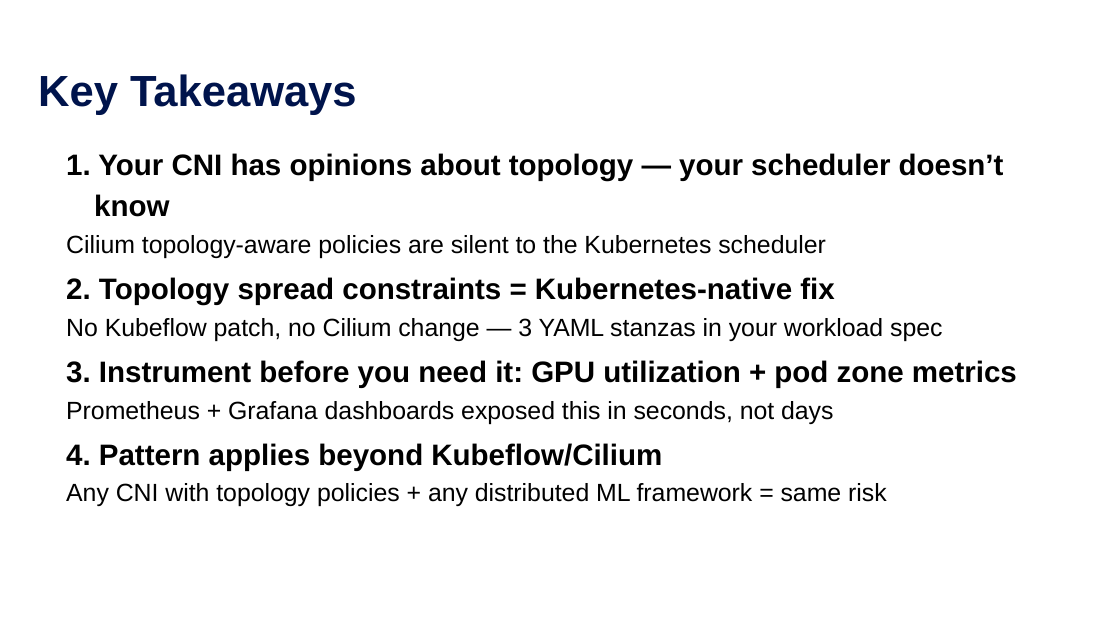
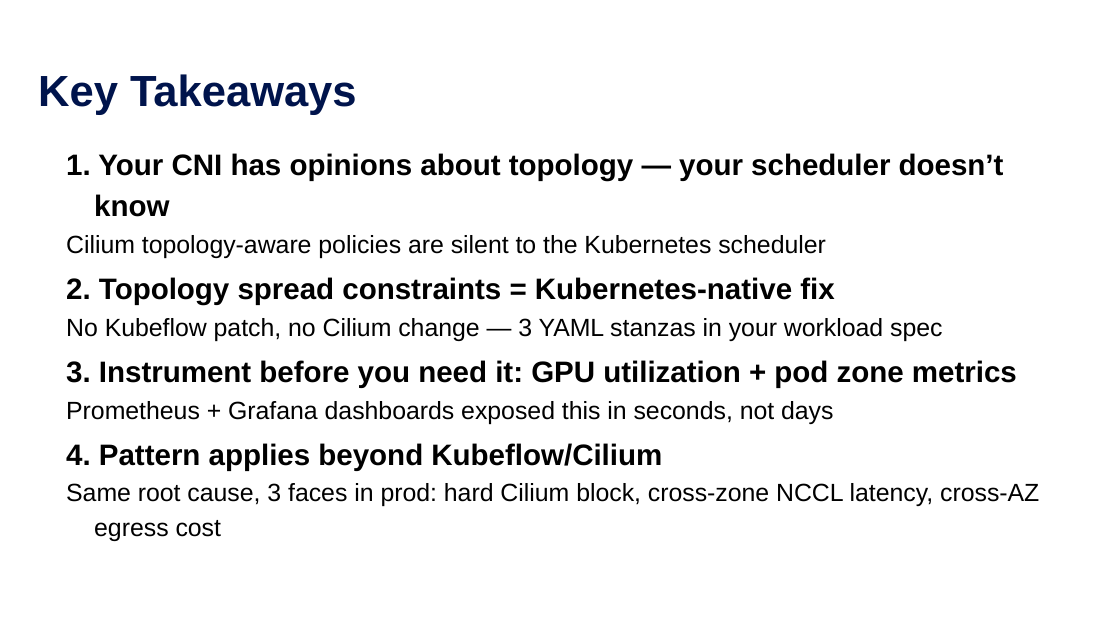
Before and after one commit to ram2valar/kubeflow-cilium-lab, a slide deck: slide 18 of kubecon-india-2026-kubeflow-cilium.pptx (slide 17 before the commit). Drawn at 1120x630 pixels with LibreOffice and Linux fonts; fonts in the diff are those of the drawing; background and template pictures are left out. Boxes give left, top, right and bottom in pixels: in the first picture for what was removed or moved away, otherwise in the second. Text is boxed around its words. In the diff, an @@ line names an element or a change of style, - is before the commit and + after.

```diff
--- a/kubecon-india-2026-kubeflow-cilium.pptx
+++ b/kubecon-india-2026-kubeflow-cilium.pptx
@@ text at bbox=[66, 483, 1039, 541]: text changed @@
-Any CNI with topology policies + any distributed ML framework = same risk
+Same root cause, 3 faces in prod: hard Cilium block, cross-zone NCCL latency, cross-AZ egress cost
```
Also in this commit, not shown: 4 other slides changed, 1 slide added, 1 other file.
